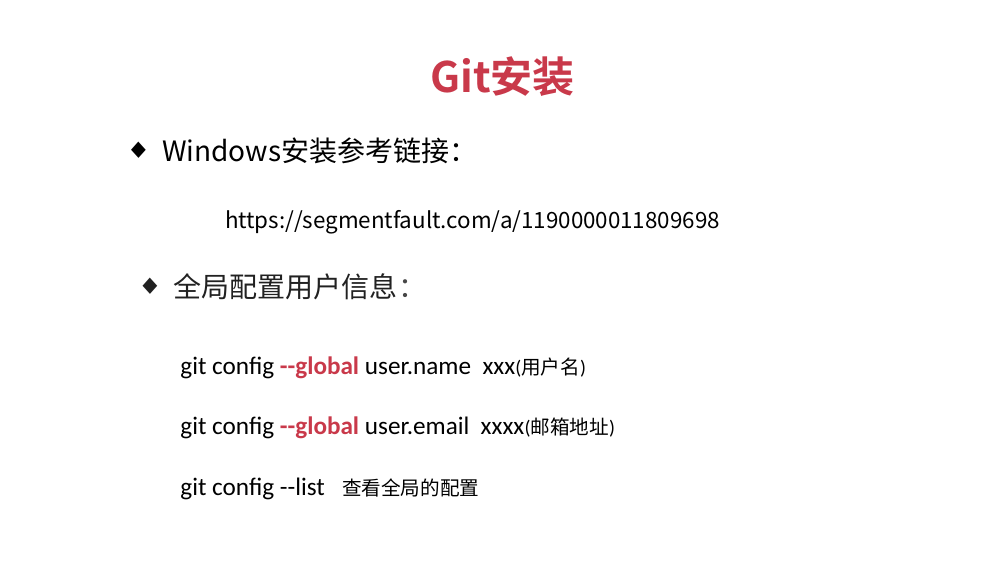
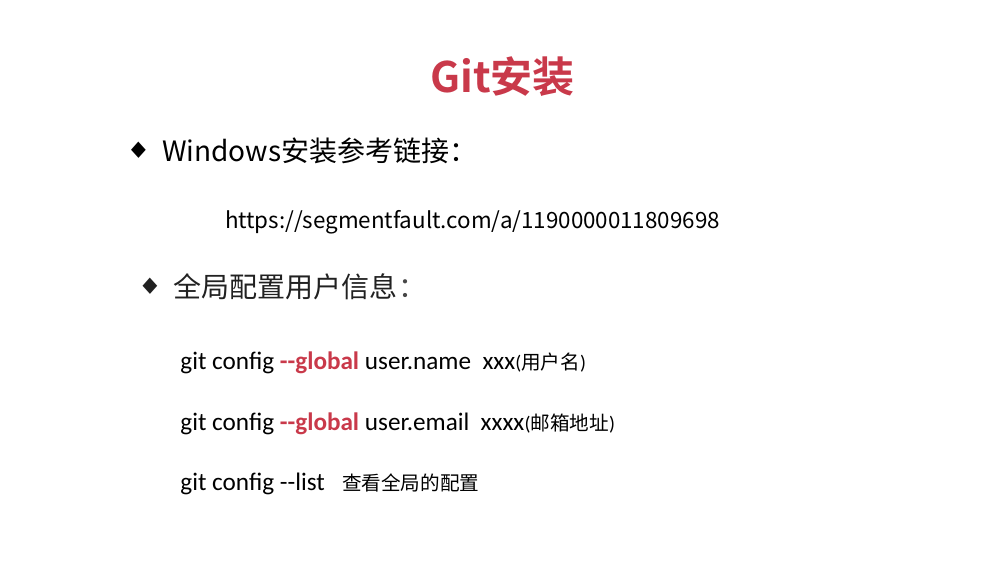
Before and after one commit to JSFFZL/Courseware-PPT, a slide deck: slide 2 of git.pptx (slide 8 before the commit). Drawn at 1008x567 pixels with LibreOffice and Linux fonts; fonts in the diff are those of the drawing; background and template pictures are left out. Boxes give left, top, right and bottom in pixels: in the first picture for what was removed or moved away, otherwise in the second. Text is boxed around its words. In the diff, an @@ line names an element or a change of style, - is before the commit and + after.

```diff
--- a/git.pptx
+++ b/git.pptx
@@ text "git config --global user.name xxx(用户名)": place and size @@
-text "git config --global user.name xxx(用户名)" at (180, 356, 616, 500)
+text "git config --global user.name xxx(用户名)" at (180, 351, 616, 495)
```
Also in this commit, not shown: 3 other slides changed, 3 other files.
